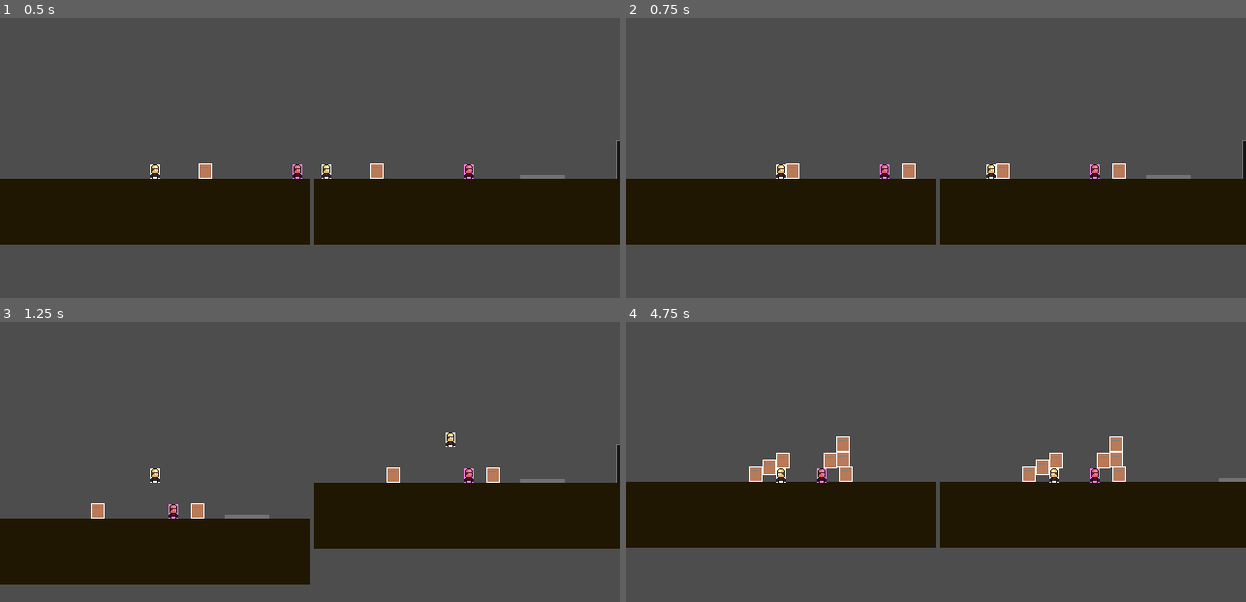
Above: before the commit, frames 1-4 (two rows, left to right).
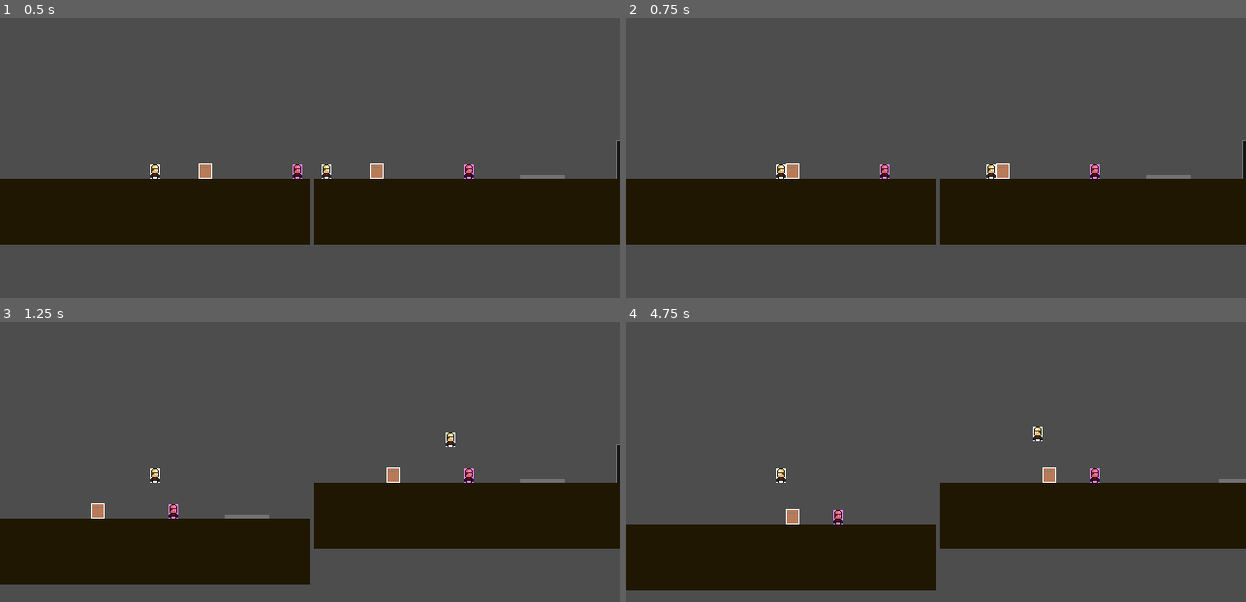
Above: after the commit, the same moments.

Repository: Darr3n2GG/Puzzle-Knights-2P-
Game: Godot game, scene res://Scenes/splitscreen.tscn
Same seed, same stepped clock (60 frames per second), same inputs: the game is played once before the commit and once after it.
Inputs:
- Up to frame 1 (0.5 s): no input
- Up to frame 2 (0.75 s): hold D (1Right) from 0.53 s (still down); tap Down (2Place, bound only before the commit) at 0.6 s
- Up to frame 3 (1.25 s): keep holding D (1Right); tap W (1Up) at 0.77 s
- Up to frame 4 (4.75 s): tap S (1Attack) at 1.35, 3.6 s; tap W (1Up) at 1.52, 3.02, 3.77, 4.52 s; tap Down (2Place, bound only before the commit) at 1.55, 2.1, 2.85, 3.8, 4.35 s; release D (1Right) at 2.03 s; hold A (1Left) 2.03-2.78 s; hold D (1Right) 2.78-4.28 s; tap P (reset) at 4.15 s; hold A (1Left) from 4.28 s (still down)

Frame 1 is identical in both runs. In frame 2, 0.2% of the frame differs, in the area x 44-81%, y 51-58%; in frame 3, 0.2%; in frame 4, 17%, in the area x 0-100%, y 37-96%.
Error after the commit: Invalid assignment of property or key 'visible' with value of type 'bool' on a base object of type 'null instance'. (res://Characters/Players/Player.gd:38)

Commit message:
updated player 2 scene and tweaked place block code
psc workshop push and pull

Diff:
--- a/Characters/Players/Player 2/player_2.tscn
+++ b/Characters/Players/Player 2/player_2.tscn
@@ -1,8 +1,9 @@
-[gd_scene load_steps=5 format=3 uid="uid://bcqvvf88xlpis"]
+[gd_scene load_steps=6 format=3 uid="uid://bcqvvf88xlpis"]
 
 [ext_resource type="Script" path="res://Characters/Players/Player.gd" id="1_1r7u3"]
 [ext_resource type="Resource" uid="uid://djypgp1f3hkb3" path="res://Resources/p2_controls.tres" id="2_iea8n"]
 [ext_resource type="Texture2D" uid="uid://caeaf7v4hil5g" path="res://Characters/Players/Player 1/miner.jpg" id="3_4j30x"]
+[ext_resource type="Texture2D" uid="uid://cl7s3d0qedkgl" path="res://Creature/Barrel.png" id="4_d63ff"]
 
 [sub_resource type="RectangleShape2D" id="RectangleShape2D_vah8s"]
 size = Vector2(10, 15)
@@ -20,3 +21,11 @@
 
 [node name="CollisionShape2D" type="CollisionShape2D" parent="."]
 shape = SubResource("RectangleShape2D_vah8s")
+
+[node name="Block" type="Sprite2D" parent="."]
+position = Vector2(5.68434e-14, -16)
+scale = Vector2(0.112, 0.116788)
+texture = ExtResource("4_d63ff")
+
+[node name="Carry_State_Collision" type="CollisionPolygon2D" parent="."]
+polygon = PackedVector2Array(-7, -24, -7, -8, 7, -8, 7, -24)
--- a/Characters/Players/Player.gd
+++ b/Characters/Players/Player.gd
@@ -1,19 +1,42 @@
+##CharacterBody2d script that is used by player nodes to move, jump, attack, place/carry blocks, die, win and more
 extends CharacterBody2D
 
+##Player Animation Node
 @onready var anim : Node = $Sprite2D
+##Counts the amount of sec times delta that time has passed when not on floor
 var coyotetimer : float = 0.0
+##Checks if player has jumped
 var has_jumped : bool = false
-var placed_block : bool = false
+##Direction a player is facing in int value
 var direction : int = 1
-var last_detected : Array = []
+
+enum states
+{
+	carry,
+	placed
+}
+
+var p1_states = states.placed
+
+var has_block : bool = false
+##Max amount of time in sec that player can coyote jump when not on floor
 const maxcoyotetime : float = 0.2
+##Speed value of player
 const speed : float = 200.0
+##Jump velocity value of player
 const jump_vel : float = -300.0
-const push_force = 40.0
+##Amount of push force player can exert on rigid bodies
+const push_force : float = 40.0
 
+##Gravity from project settings
 var gravity = ProjectSettings.get_setting("physics/2d/default_gravity")
 
+##Control resource for two player controls, resources using control.gd can be dragged to this variable in th editor
 @export var controls : Resource = null
+
+func _ready():
+	$Block.visible = false
+	$Carry_State_Collision.disabled = true
 
 func _physics_process(delta):
 	if not is_on_floor():
@@ -54,12 +77,8 @@
 		global_position = Vector2(0, 0)
 
 	move_and_slide()
-
 #	update_animation()
-
-
 	push_collision()
-
 
 #func update_animation():
 #	if velocity.y < 0:
@@ -77,25 +96,46 @@
 #	else:
 #		anim.play("idle")
 
+##Adds collision to rigid bodies
 func push_collision():
 	for last_collided in get_slide_collision_count():
 		var collided = get_slide_collision(last_collided)
 		if collided.get_collider() is RigidBody2D:
 			collided.get_collider().apply_central_impulse(Vector2(-collided.get_normal().x * push_force,0))
 
-
 func _input(_event):
 	if controls.player_index == 1:
-		if Input.is_action_just_pressed("2Place"):# and not placed_block:
-			placed_block = true
-			var block = load("res://Creature/Dummy.tscn")
-			var block_instance = block.instantiate()
-			block_instance.set_name("block")
-			block_instance.global_position.x = global_position.x + 25 * direction
-			get_owner().add_child(block_instance)
+		if Input.is_action_just_pressed("2PlaceOrCarry"):# and not placed_block:
+			match p1_states:
+				states.placed:
+					if not has_block:
+						Place_Block()
+					else:
+						Place_Block_On_Floor()
+				states.carry:
+					pass
+
+##Places a block with carry state
+func Place_Block():
+	var block = load("res://Creature/Dummy.tscn")
+	var block_instance = block.instantiate()
+	block_instance.set_name("block")
+	block_instance.global_position.x = global_position.x + 25 * direction
+	get_owner().add_child(block_instance)
+	block_instance.On_Placed()
+	p1_states = states.carry
+	has_block = true
+
+func Place_Block_On_Floor():
+	$Block.visible = false
+	$Carry_State_Collision.disabled = true
 
 
+func Carry_Block():
+	$Block.visible = true
+	$Carry_State_Collision.disabled = false
 
+##Attacks enemies with knockback
 func Attack(attack_damage : int):
 	attack.damage = attack_damage #Easier to modify the damage
 	attack.knockback = 200 * direction
--- a/Creature/Dummy.gd
+++ b/Creature/Dummy.gd
@@ -1,22 +1,40 @@
 extends RigidBody2D
 
+@onready var player = get_node("../Player 2")
 @onready var hurtbox = get_node("../Player 1/HurtboxArea")
-var health : float = 5.0
+@export var health : float = 5.0
 var p1_attackzone : bool = false
 var can_damaged : bool = true
 
+enum States
+{
+	carry,#being carried by player, when being spawned it will be in carry state
+	placed #not being carried by player
+}
+
+var Golem_State = States.placed
 
 func _physics_process(_delta):
-	if Input.is_action_just_pressed("reset"):
-		global_position = Vector2(0, -50)
-	if global_position.y > 100:
-		queue_free()
-	if is_instance_valid(hurtbox):
-		if hurtbox in $Area2D.get_overlapping_areas():
-			p1_attackzone = true
-		else:
-			p1_attackzone = false
-		damaged()
+	match Golem_State:
+		States.placed:
+			if Input.is_action_just_pressed("reset"):
+				global_position = Vector2(0, -50)
+			if global_position.y > 100:
+				queue_free()
+			if is_instance_valid(hurtbox):
+				if hurtbox in $Area2D.get_overlapping_areas():
+					p1_attackzone = true
+				else:
+					p1_attackzone = false
+				damaged()
+
+		States.carry:
+			visible = false
+			disable_mode = CollisionObject2D.DISABLE_MODE_KEEP_ACTIVE
+			$Area2D.DISABLE_MODE_KEEP_ACTIVE
+
+func On_Placed():
+	Golem_State = States.carry
 
 func damaged():
 	if p1_attackzone and attack.p1_attacking:
--- a/Creature/Health Component.gd
+++ b/Creature/Health Component.gd
@@ -9,6 +9,6 @@
 	health = MaxHealth
 
 func damage(Attack : attack): #Bruh I need to watch another video to know how to fix this, worst tutorial ever
-	health -= attack.attack_damage
+	health -= attack.damage
 	if health <= 0:
 		get_parent().queue_free()
--- a/project.godot
+++ b/project.godot
@@ -56,7 +56,7 @@
 "events": [Object(InputEventKey,"resource_local_to_scene":false,"resource_name":"","device":-1,"window_id":0,"alt_press …(182 unchanged characters)…
 ]
 }
-2Place={
+2PlaceOrCarry={
 "deadzone": 0.5,
 "events": [Object(InputEventKey,"resource_local_to_scene":false,"resource_name":"","device":-1,"window_id":0,"alt_press …(182 unchanged characters)…
 ]
Not shown, added: Characters/Players/Player 1/plaA6C0.tmp
Not shown, added: Characters/Players/Player 1/plaB9C8.tmp
Not shown, added: Scenes/tes2156.tmp
